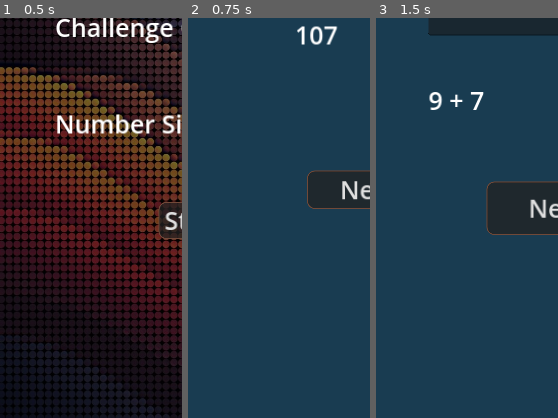
Above: before the commit, frames 1-3 (left to right).
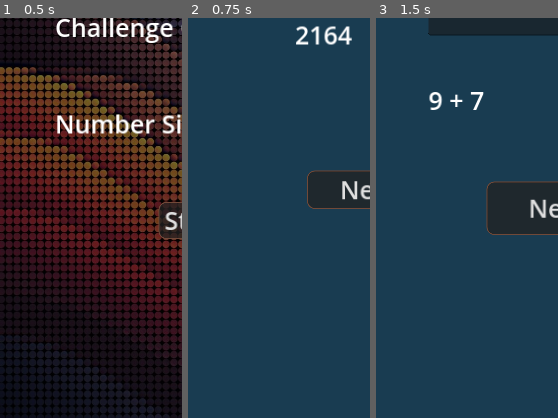
Above: after the commit, the same moments.

Repository: Zabardast/brane
Game: Godot game, scene res://main.tscn
Same seed, same stepped clock (60 frames per second), same inputs: the game is played once before the commit and once after it.
Inputs:
- Up to frame 1 (0.5 s): no input
- Up to frame 2 (0.75 s): click "Start" at 0.5 s
- Up to frame 3 (1.5 s): click "Next" at 1.25 s
The pictures show only the part of the screen within x 0-50%, y 41-91%; the shares and areas given below are measured in that part.

Frame 1 is identical in both runs. In frame 2, 1.0% of the frame differs, in the area x 59-91%, y 2-7%; in frame 3, nothing differs.

Commit message:
🎨: update popup and mem number size

Diff:
--- a/challenge_loop.gd
+++ b/challenge_loop.gd
@@ -22,7 +22,7 @@
 	list_size = p_list_size
 
 func set_complexity(p_complexity:int) -> void:
-	complexity = p_complexity+1
+	complexity = p_complexity #+1
 
 func new_challenge() -> String:
 	# setup
@@ -45,7 +45,7 @@
 	#print_debug("val1 : " ,val1)
 	#print_debug("val2 : " ,val2)
 	#print_debug("list_size : " ,list_size)
-	if list_size < 0:
+	if list_size <= 0:
 		print_debug("go to recall page")
 		emit_signal("start_remember")
 
--- a/main.gd
+++ b/main.gd
@@ -49,7 +49,8 @@
 
 func get_random_number(p_size: int) -> int:
 	# for some reason to the power is ** and not ^
-	return randi() % ((10**p_size)-1)
+	print("random number size :", p_size)
+	return randi() % (10**(p_size))
 
 func _start_challenge() -> void:
 	$Memory.hide()
@@ -94,13 +95,13 @@
 # TODO remove and pass data in the start game signal
 
 func _menu_set_number_size(p_val: int) -> void:
-	#print("number size ", p_val)
-	number_size = p_val
+	print("number size ", p_val)
+	number_size = p_val + 1 # I should have a list and get the value from there
 
 func _menu_set_list_size(p_val: int) -> void:
-	#print("list size ", p_val)
-	list_size = p_val
+	print("list size ", p_val)
+	list_size = p_val + 1
 
 func _menu_set_complexity(p_val: int) -> void:
-	#print("complexity ", p_val)
-	complexity = p_val
+	print("complexity ", p_val)
+	complexity = p_val + 1
--- a/main.tscn
+++ b/main.tscn
@@ -7,16 +7,17 @@
 [ext_resource type="PackedScene" uid="uid://wp6vf2v07cvq" path="res://remember.tscn" id="5_p4ecc"]
 
 [sub_resource type="StyleBoxFlat" id="StyleBoxFlat_n6w6t"]
-bg_color = Color(0.0470588, 0.0784314, 0.286275, 1)
+bg_color = Color(0.180392, 0.0745098, 0.0588235, 0.627451)
 border_width_left = 2
 border_width_top = 2
 border_width_right = 2
 border_width_bottom = 2
-border_blend = true
+border_color = Color(0.717647, 0, 0.0705882, 0.690196)
 corner_radius_top_left = 20
 corner_radius_top_right = 20
 corner_radius_bottom_right = 20
 corner_radius_bottom_left = 20
+anti_aliasing = false
 
 [node name="Main" type="Control"]
 layout_mode = 3
--- a/menu.gd
+++ b/menu.gd
@@ -10,27 +10,27 @@
 
 func difficulty_levels() -> Dictionary:
 	return{
-		0: {
+		1: {
 			"label": tr("1"),
 			"value": 1
 		},
-		1: {
+		2: {
 			"label": tr("2"),
 			"value": 2
 		},
-		2: {
+		3: {
 			"label": tr("3"),
 			"value": 3
 		},
-		3: {
+		4: {
 			"label": tr("4"),
 			"value": 4
 		},
-		4: {
+		5: {
 			"label": tr("5"),
 			"value": 5
 		},
-		5: {
+		6: {
 			"label": tr("6"),
 			"value": 6
 		},
--- a/menu.tscn
+++ b/menu.tscn
@@ -106,5 +106,4 @@
 
 [connection signal="item_selected" from="GridContainer/ComplexityContainer/OptionButton" to="." method="_on_complexity_selected"]
 [connection signal="item_selected" from="GridContainer/ListSizeContainer/OptionButton" to="." method="_on_list_size_selected"]
-[connection signal="item_selected" from="GridContainer/NumberSizeContainer/OptionButton" to="." method="_on_number_size_selected"]
 [connection signal="pressed" from="GridContainer/StartButtonContainer/StartButton" to="." method="start"]
